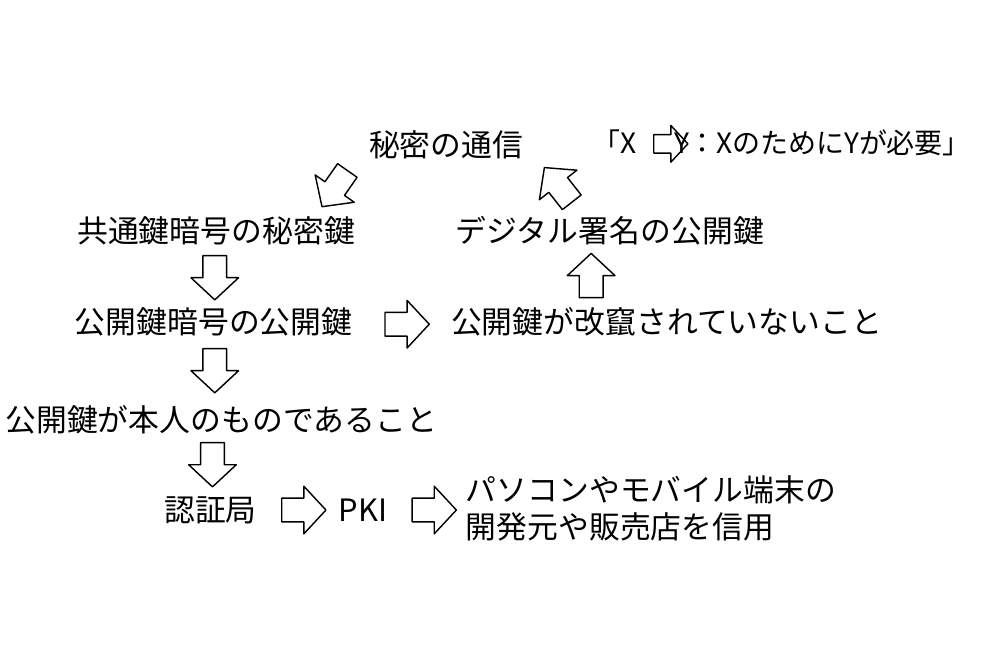
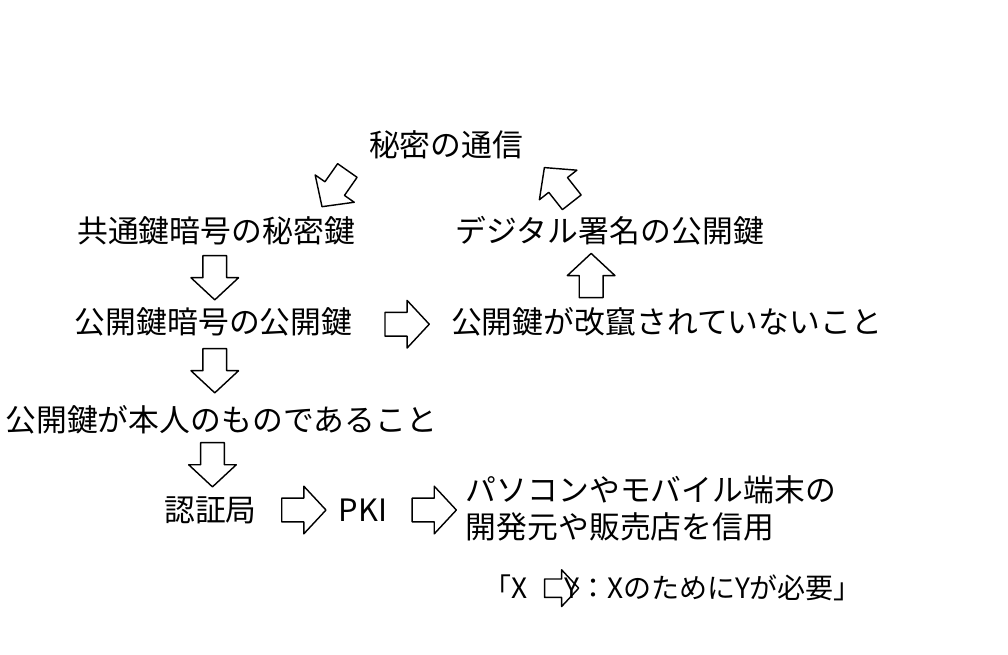
Before and after one commit to herumi/ango-src, a slide deck: slide 1 of img/pki.pptx. Drawn at 1008x655 pixels with LibreOffice and Linux fonts; fonts in the diff are those of the drawing. Boxes give left, top, right and bottom in pixels: in the first picture for what was removed or moved away, otherwise in the second. Text is boxed around its words. In the diff, an @@ line names an element or a change of style, - is before the commit and + after.

```diff
--- a/img/pki.pptx
+++ b/img/pki.pptx
@@ text "「X Y：XのためにYが必要」": place and size @@
-text "「X Y：XのためにYが必要」" at box(593, 128, 971, 160)
+text "「X Y：XのためにYが必要」" at box(484, 572, 862, 604)
@@ down arrow: place and size @@
-down arrow at box(654, 126, 688, 162)
+down arrow at box(545, 570, 580, 606)
```
Also in this commit, not shown: 14 other files.
